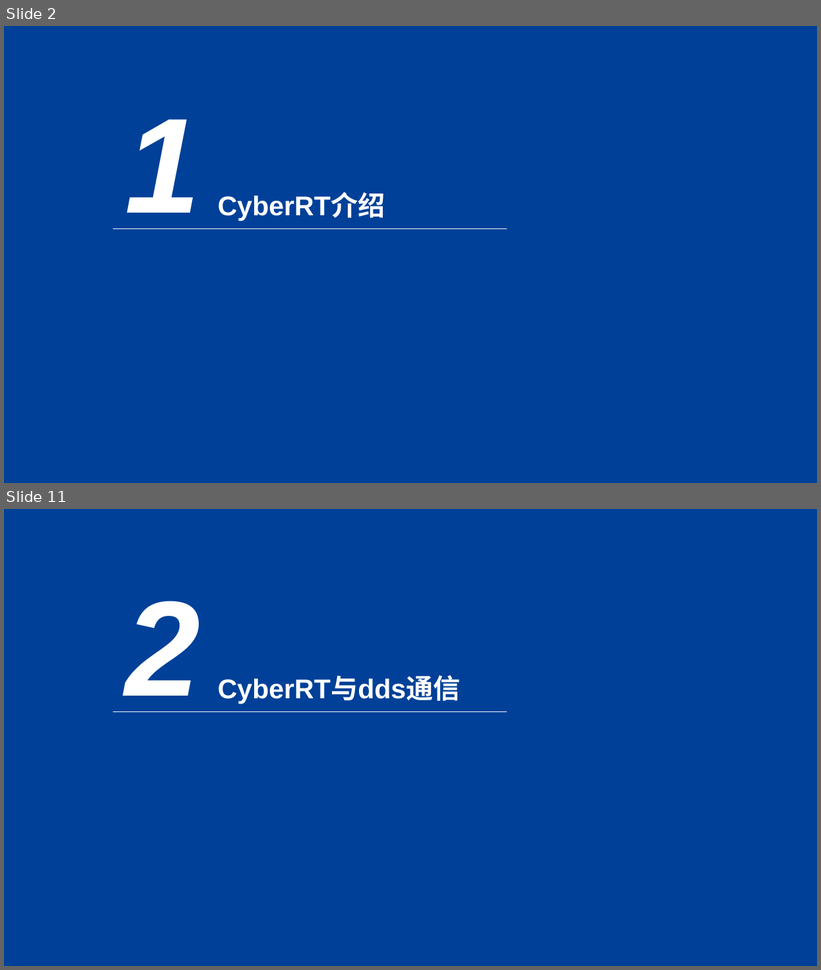
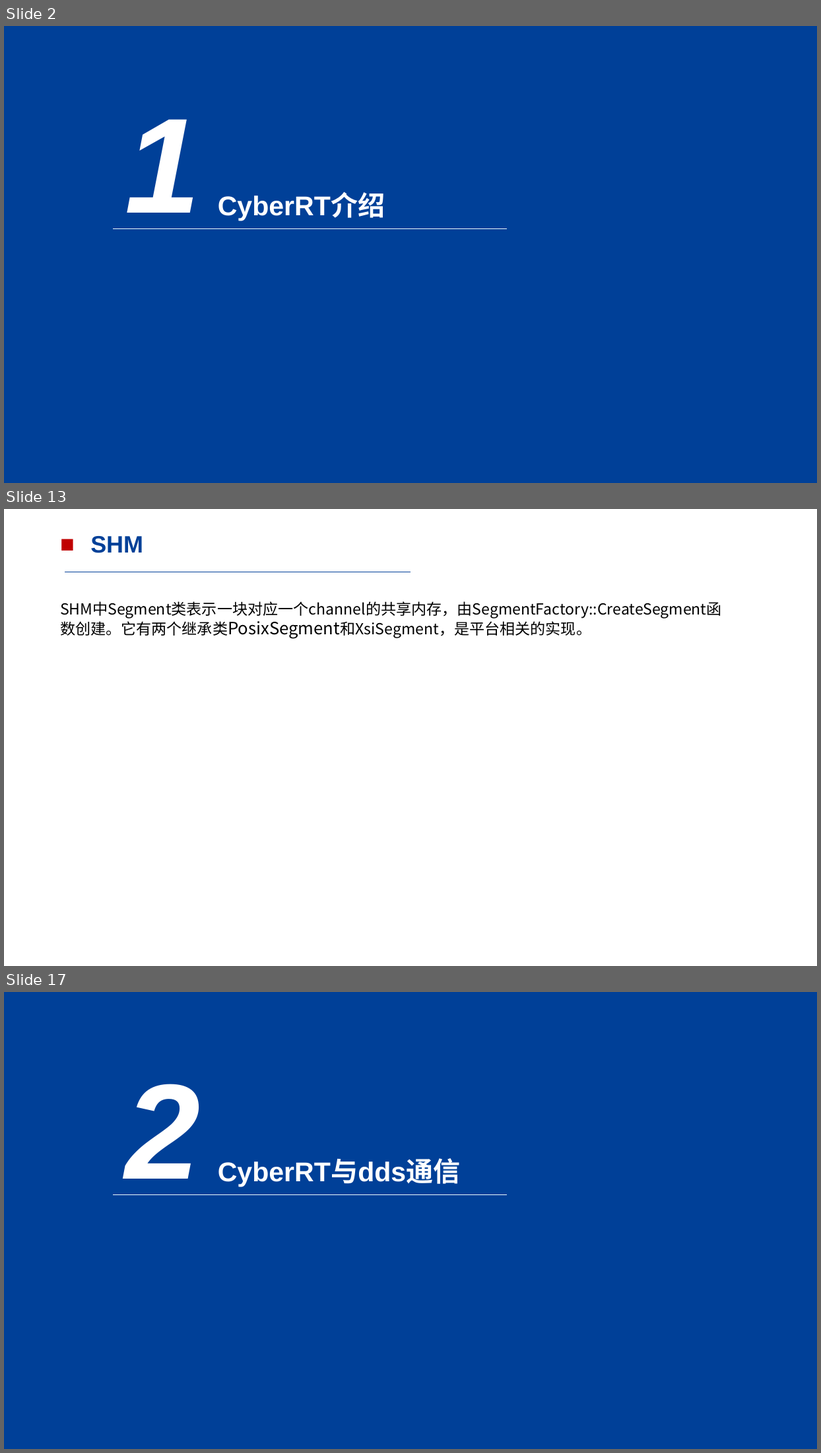
Before and after one commit to CXJ123-ai/-, a slide deck: CyberRT与cyclonedds通信.pptx. Shown one above the other, each under a label of ours: slides 2 and 11 before the commit, slides 2, 13 and 17 after it; the slides between them are not shown. The pictures are 821x970 and 821x1453 pixels, drawn with LibreOffice and Linux fonts; fonts in the diff are those of the drawing. Boxes give left, top, right and bottom in pixels: in the first picture for what was removed or moved away, otherwise in the second. Text is boxed around its words. In the diff, an @@ line names an element or a change of style, - is before the commit and + after.

```diff
--- a/CyberRT与cyclonedds通信.pptx
+++ b/CyberRT与cyclonedds通信.pptx
@@ slide 13 added at (4, 509, 817, 966), background #FFFFFF @@
@@ text added at (90, 536, 143, 553), 28 pt, text #004098, bold @@
+■ SHM
@@ line added from (65, 572) to (411, 572), #C00000 0.75 pt @@
@@ text added at (60, 601, 722, 638), 18 pt, text #000000 @@
+SHM中Segment类表示一块对应一个channel的共享内存，由SegmentFactory::CreateSegment函数创建。它有两个继承类PosixSegment和XsiSegment，是平台相关的实现。
@@ what was slide 11 is now slide 17 @@
```
Also in this commit, not shown: 16 slides changed, 8 other slides added, 1 slide removed.
